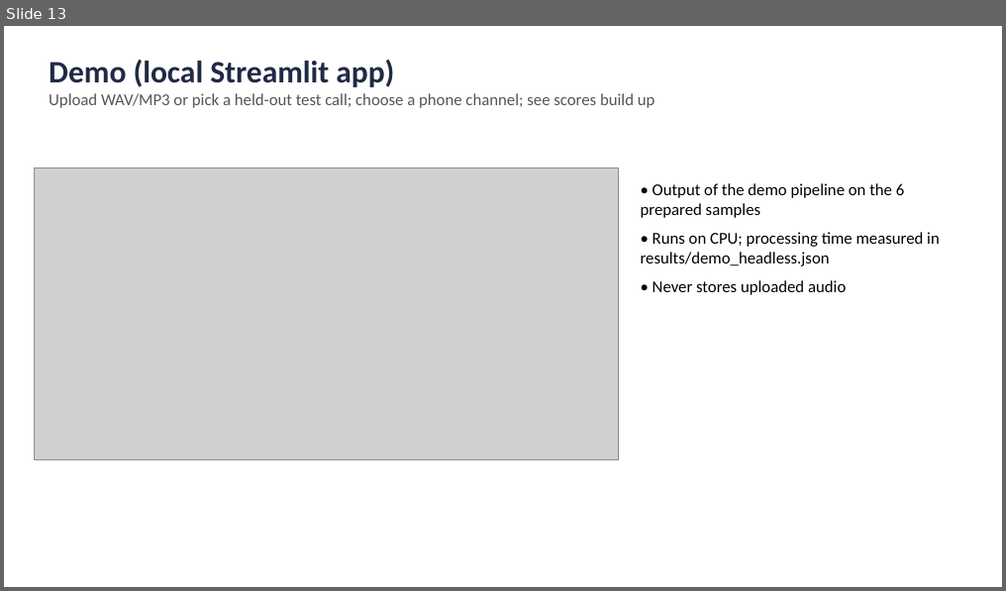
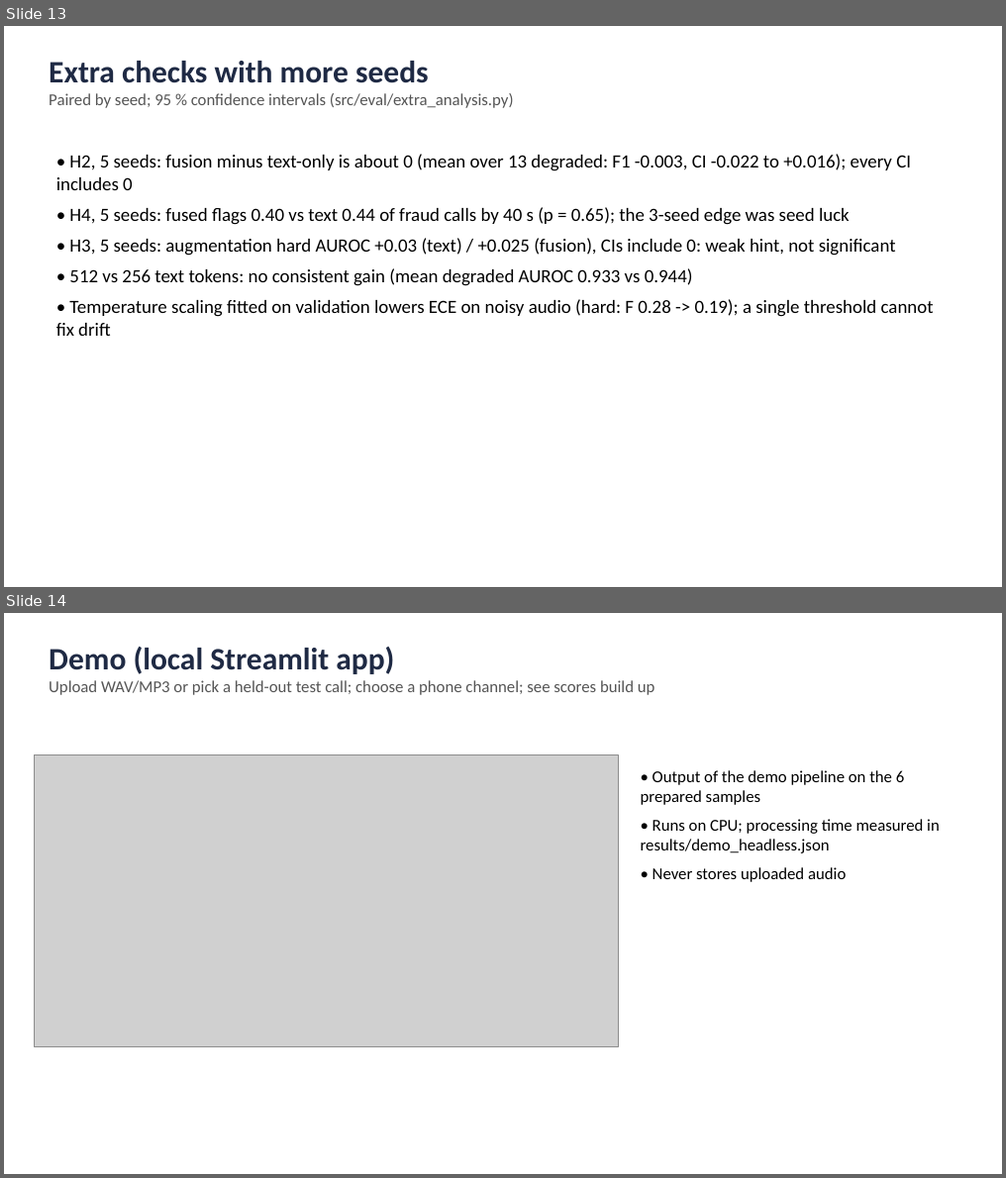
Before and after one commit to gkarthik04/fraudcall, a slide deck: report/slides.pptx. Shown one above the other, each under a label of ours: slide 13 before the commit, slides 13 and 14 after it. The pictures are 1006x591 and 1006x1178 pixels, drawn with LibreOffice and Linux fonts; fonts in the diff are those of the drawing; grey boxes stand for pictures. Boxes give left, top, right and bottom in pixels: in the first picture for what was removed or moved away, otherwise in the second. Text is boxed around its words. In the diff, an @@ line names an element or a change of style, - is before the commit and + after.

Commit message:
Five-seed paired tests, alert rule, 512-token and calibration analyses; update report, slides and docs

```diff
--- a/report/slides.pptx
+++ b/report/slides.pptx
@@ slide 13 added at [4,26,1002,587], background #FFFFFF @@
@@ text added at [49,61,514,108], 16 pt, text #555555 @@
+Extra checks with more seeds
+Paired by seed; 95 % confidence intervals (src/eval/extra_analysis.py)
@@ text added at [56,154,934,336], 18 pt, text #000000 @@
+• H2, 5 seeds: fusion minus text-only is about 0 (mean over 13 degraded: F1 -0.003, CI -0.022 to +0.016); every CI includes 0
+• H4, 5 seeds: fused flags 0.40 vs text 0.44 of fraud calls by 40 s (p = 0.65); the 3-seed edge was seed luck
+• H3, 5 seeds: augmentation hard AUROC +0.03 (text) / +0.025 (fusion), CIs include 0: weak hint, not significant
+• 512 vs 256 text tokens: no consistent gain (mean degraded AUROC 0.933 vs 0.944)
+• Temperature scaling fitted on validation lowers ECE on noisy audio (hard: F 0.28 -> 0.19); a single threshold cannot fix drift
@@ what was slide 13 is now slide 14 @@
```
Also in this commit, not shown: 4 slides changed, 25 other files.
